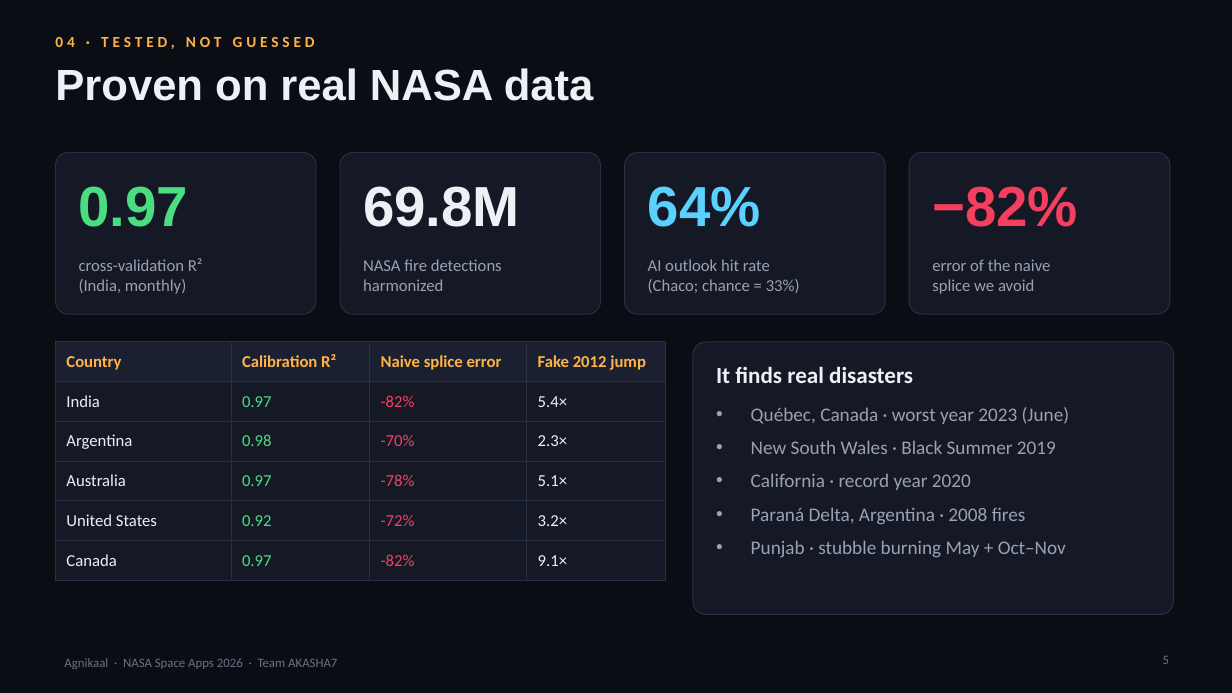
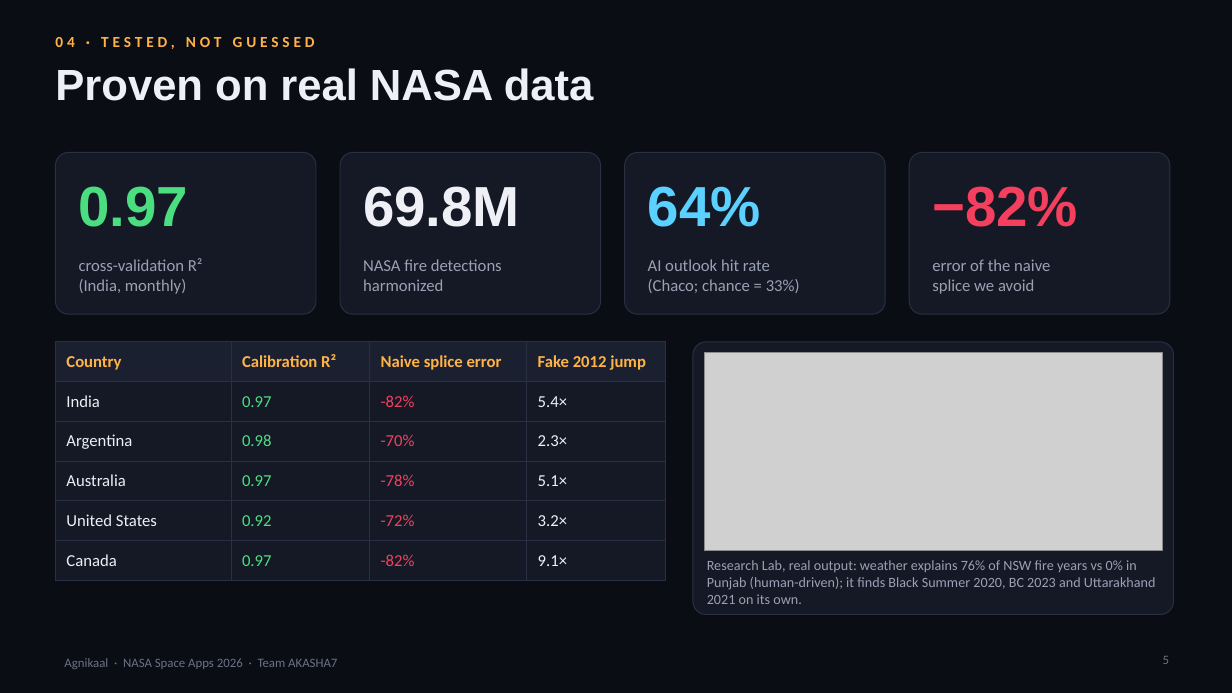
Before and after one commit to abhinandaventus-max/agnikaal, a slide deck: slide 5 of promo/Agnikaal-Presentation.pptx. Drawn at 1232x693 pixels with LibreOffice and Linux fonts; fonts in the diff are those of the drawing; grey boxes stand for pictures; background and template pictures are left out. Boxes give left, top, right and bottom in pixels: in the first picture for what was removed or moved away, otherwise in the second. Text is boxed around its words. In the diff, an @@ line names an element or a change of style, - is before the commit and + after.

Commit message:
Video + presentation: new logo and Research Lab
- Intro opens on the new logo; new narrated Research Lab scene with live data
  (Punjab insights, ERA5 drivers NSW 76% vs Punjab 0%, catalogue events)
- PPTX: logo on title + every slide, Research Lab feature, real Lab output as proof

```diff
--- a/promo/Agnikaal-Presentation.pptx
+++ b/promo/Agnikaal-Presentation.pptx
@@ picture added at [704, 353, 1163, 551] @@
@@ text removed at [716, 366, 913, 383] @@
-It finds real disasters
@@ text at [707, 560, 1156, 604]: text changed; size 15 to 11 pt @@
-• Québec, Canada · worst year 2023 (June)
-• New South Wales · Black Summer 2019
-• California · record year 2020
-• Paraná Delta, Argentina · 2008 fires
-• Punjab · stubble burning May + Oct–Nov
+Research Lab, real output: weather explains 76% of NSW fire years vs 0% in Punjab (human-driven); it finds Black Summer 2020, BC 2023 and Uttarakhand 2021 on its own.
@@ text "Research Lab, real output: weather ..." at [707, 560, 1156, 604]: vertical alignment top to middle @@
```
Also in this commit, not shown: 5 other slides changed, 10 other files.
